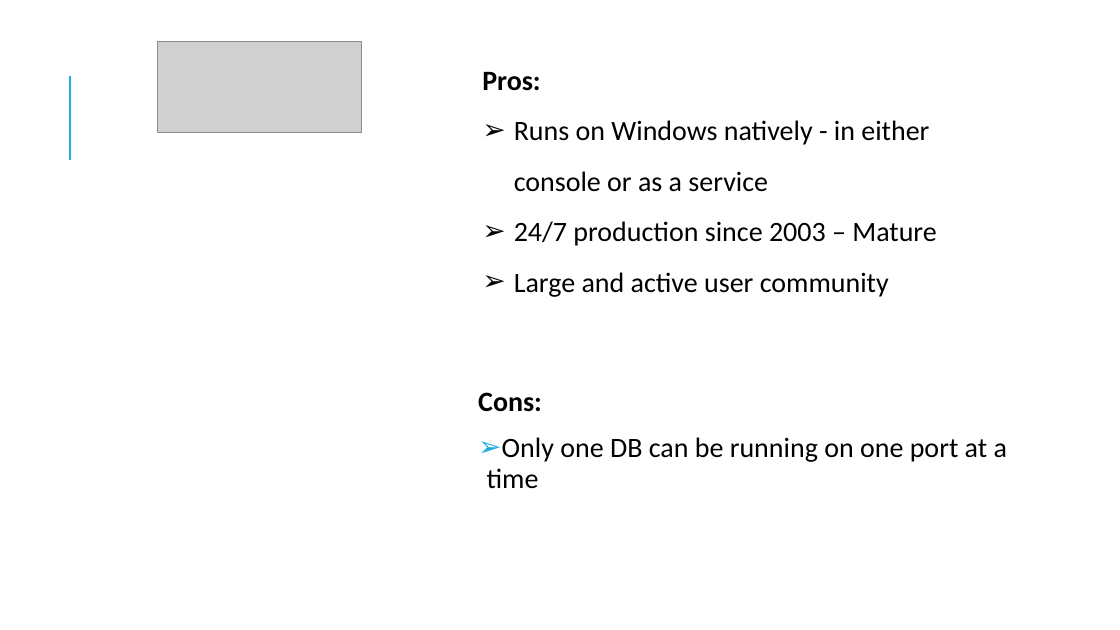
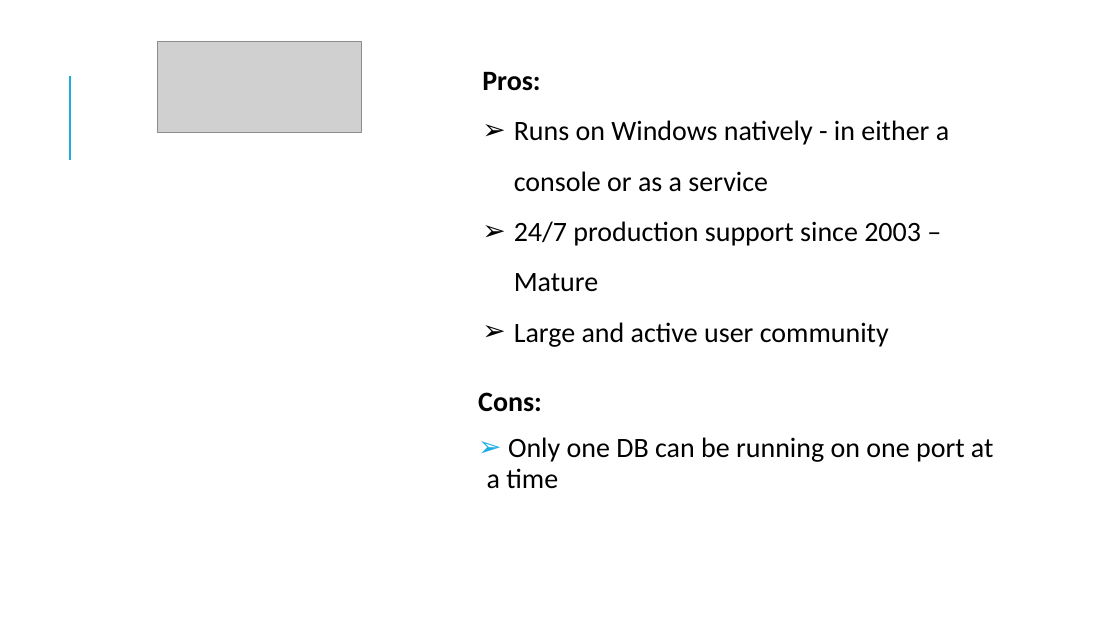
Before and after one commit to jenparker1975/Diabook, a slide deck: slide 18 of presentation/Graph DBs.pptx (slide 12 before the commit). Drawn at 1120x630 pixels with LibreOffice and Linux fonts; fonts in the diff are those of the drawing; grey boxes stand for pictures. Boxes give left, top, right and bottom in pixels: in the first picture for what was removed or moved away, otherwise in the second. Text is boxed around its words. In the diff, an @@ line names an element or a change of style, - is before the commit and + after.

```diff
--- a/presentation/Graph DBs.pptx
+++ b/presentation/Graph DBs.pptx
@@ text at box(514, 120, 949, 292): text changed @@
-➢ Runs on Windows natively - in either console or as a service
-➢ 24/7 production since 2003 – Mature
+➢ Runs on Windows natively - in either a console or as a service
+➢ 24/7 production support since 2003 – Mature
@@ text "Cons:" rewrapped from box(478, 392, 1007, 489) to box(478, 392, 994, 489) @@
```
Also in this commit, not shown: 17 other slides changed.
